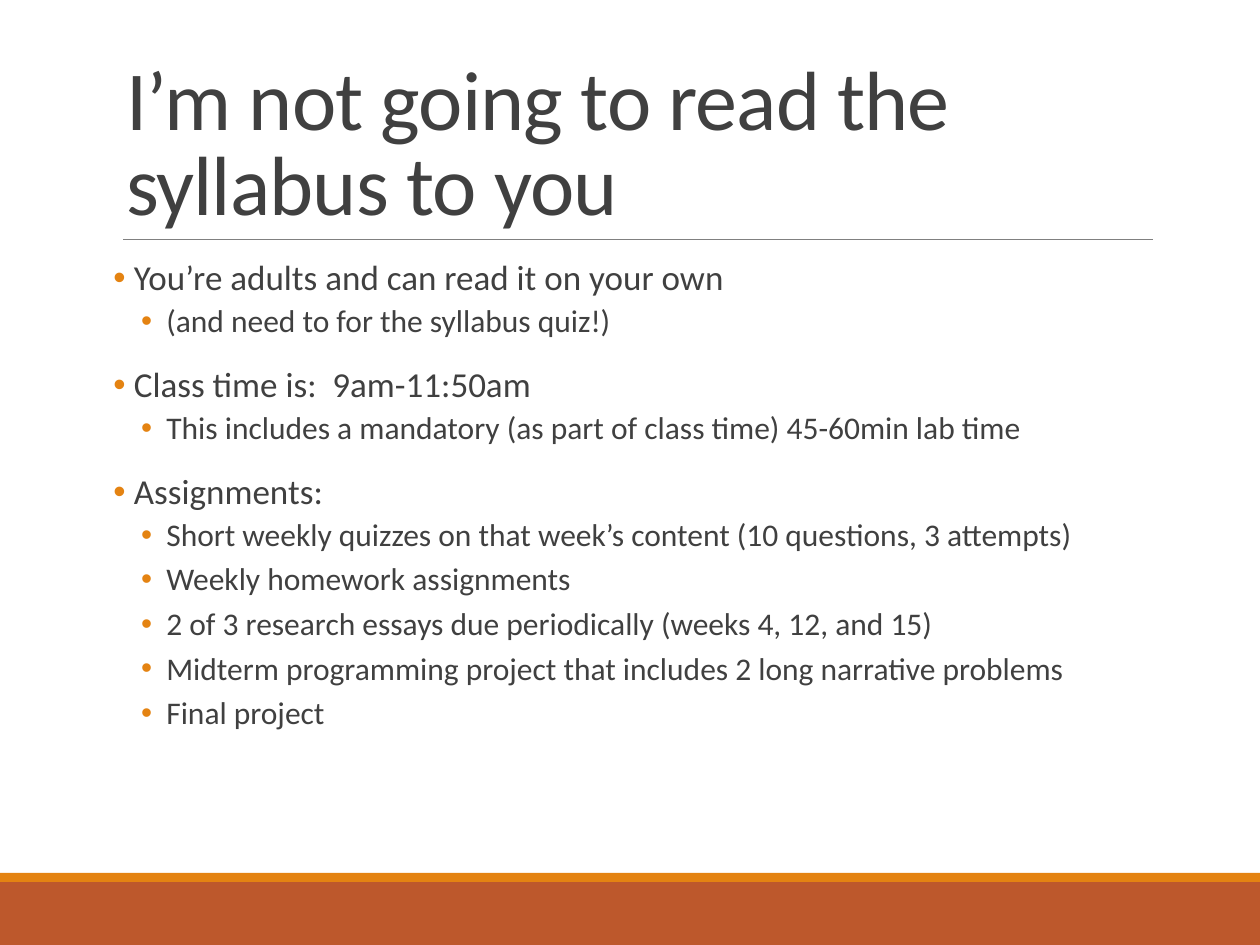
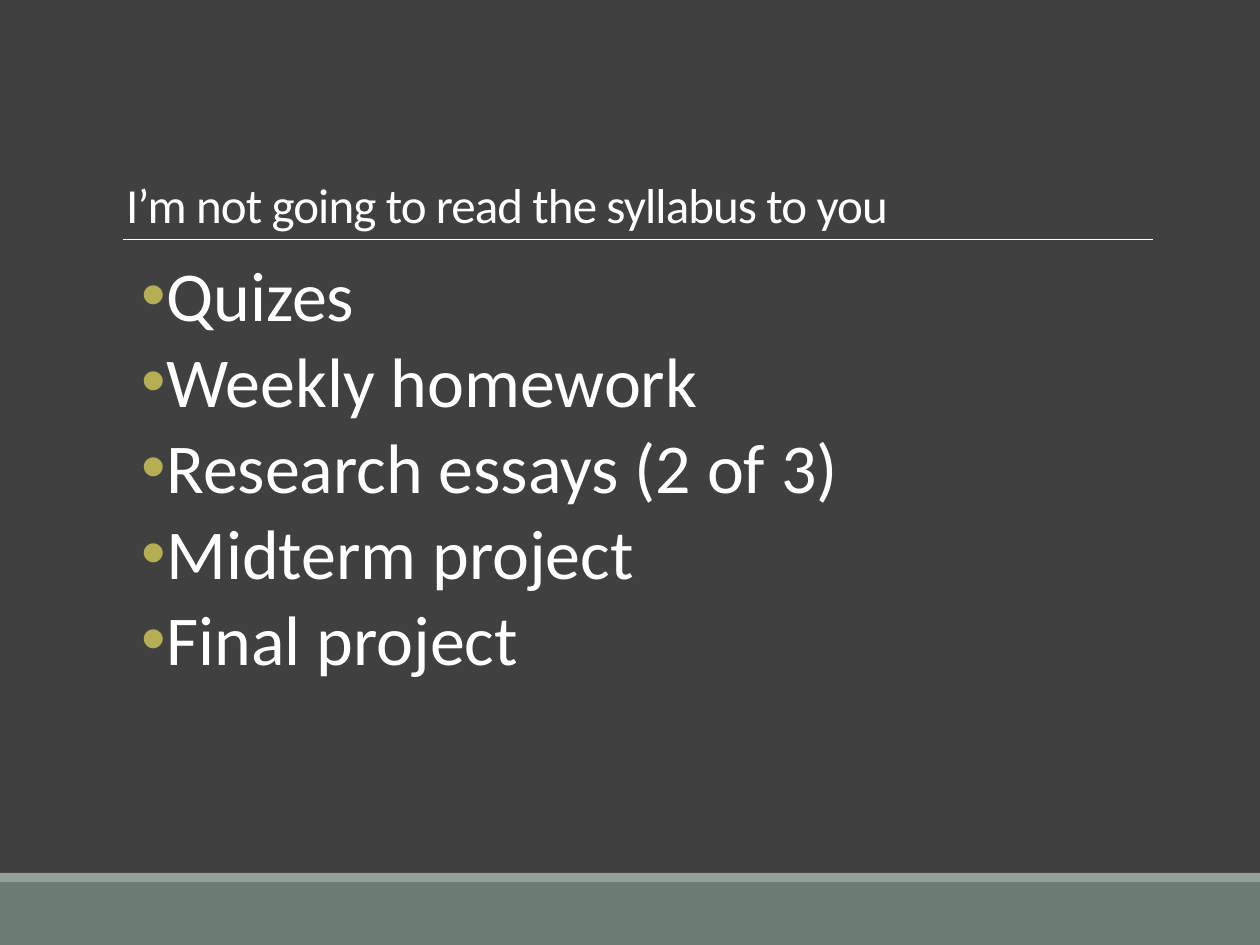
Before and after one commit to elliewix/IS-452-Spring2019, a slide deck: slide 7 of SUMMER2018-Lectures/IS452Fall2017Week01.pptx (slide 5 before the commit). Drawn at 1260x945 pixels with LibreOffice and Linux fonts; fonts in the diff are those of the drawing. Boxes give left, top, right and bottom in pixels: in the first picture for what was removed or moved away, otherwise in the second. Text is boxed around its words. In the diff, an @@ line names an element or a change of style, - is before the commit and + after.

```diff
--- a/SUMMER2018-Lectures/IS452Fall2017Week01.pptx
+++ b/SUMMER2018-Lectures/IS452Fall2017Week01.pptx
@@ background #FFFFFF to #404040 @@
@@ title "I’m not going to read ..." at (126, 188, 888, 232): size 48 to 28 pt, text colour #404040 to #FFFFFF @@
@@ line (123, 239) - (1153, 239): stroke #808080 0.5 pt to #FFFFFF 0.5 pt @@
@@ text at (166, 273, 838, 591): text changed; size 18 to 40 pt; text colour #404040 to #FFFFFF @@
-• You’re adults and can read it on your own
-  • (and need to for the syllabus quiz!)
-• Class time is: 9am-11:50am
-  • This includes a mandatory (as part of class time) 45-60min lab time
-• Assignments:
-  • Short weekly quizzes on that week’s content (10 questions, 3 attempts)
-  • Weekly homework assignments
-  • 2 of 3 research essays due periodically (weeks 4, 12, and 15)
-  • Midterm programming project that includes 2 long narrative problems
+  • Quizes
+  • Weekly homework
+  • Research essays (2 of 3)
+  • Midterm project
@@ text at (166, 616, 518, 677): size 18 to 40 pt, text colour #404040 to #FFFFFF in "Final project"; bullet colour #E48312 to #B5AE53 @@
@@ rectangle at (0, 882, 1260, 945): fill #BD582C to #6B7D72 @@
@@ rectangle at (0, 873, 1260, 882): fill #E48312 to #93A299 @@
```
Also in this commit, not shown: 41 other slides changed, 2 slides added, 1 other file.
